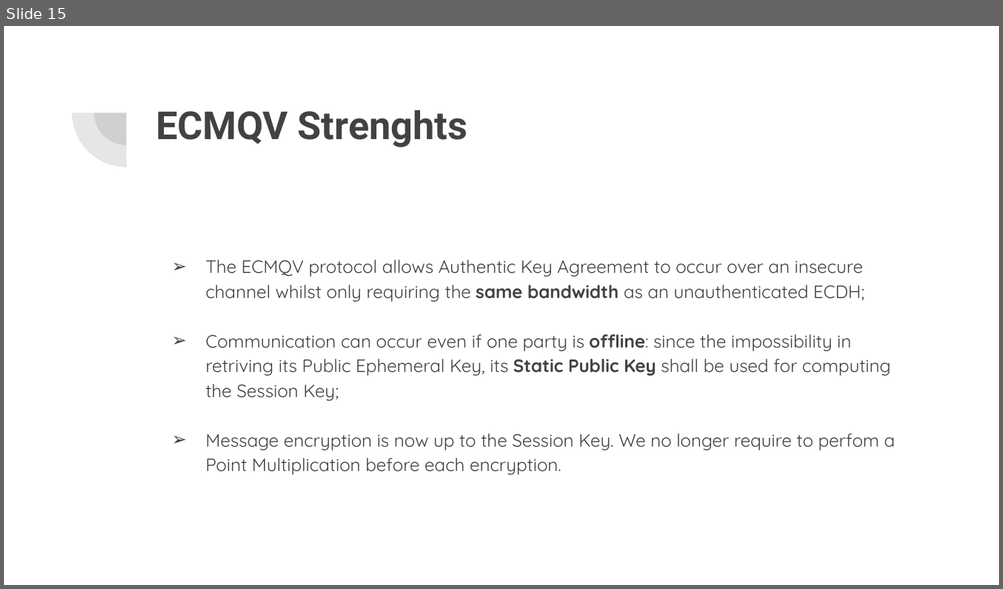
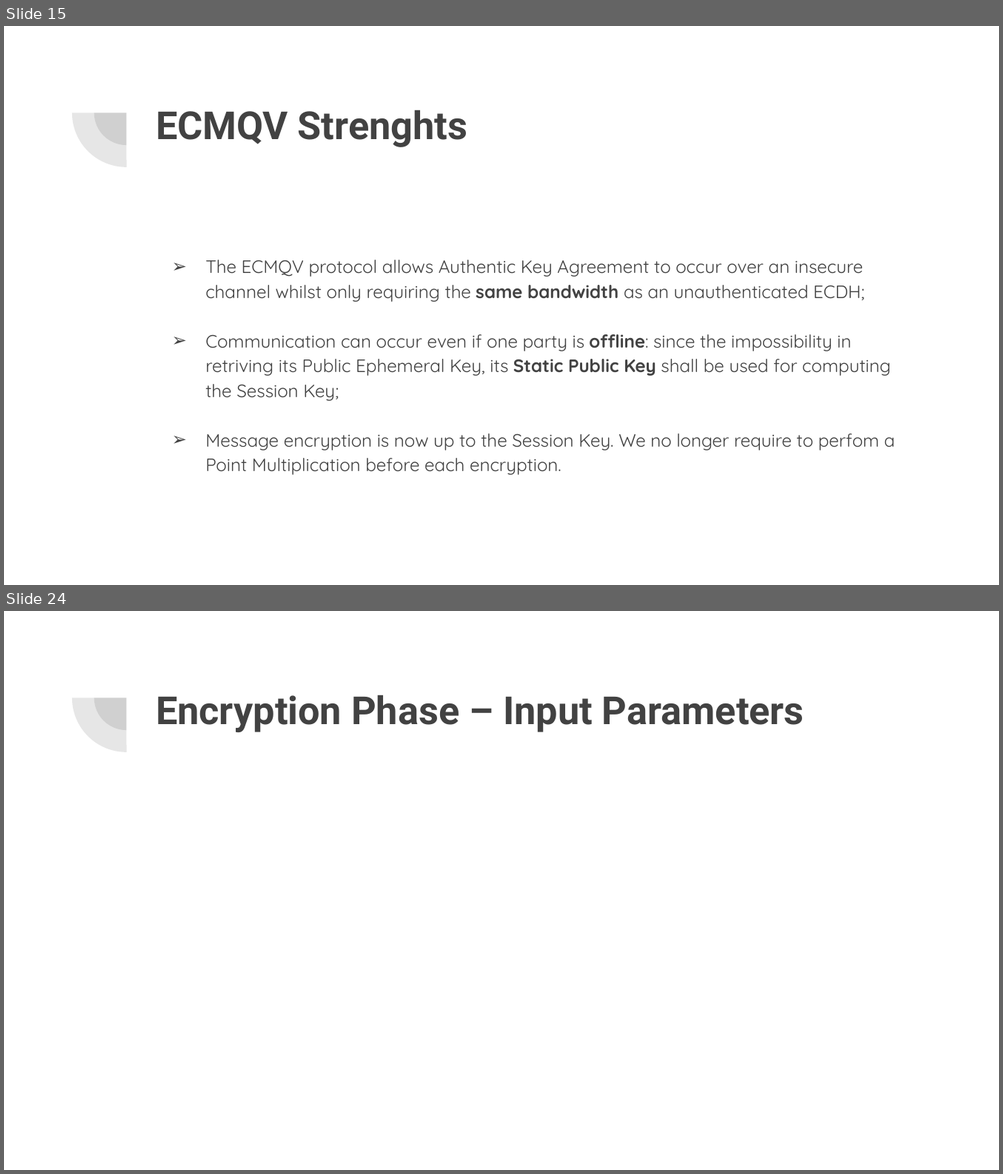
Before and after one commit to Mark692/ECC-Java, a slide deck: ECMQV.pptx. Shown one above the other, each under a label of ours: slide 15 before the commit, slides 15 and 24 after it; the slides between them are not shown. The pictures are 1003x589 and 1003x1174 pixels, drawn with LibreOffice and Linux fonts; fonts in the diff are those of the drawing; grey boxes stand for pictures. Boxes give left, top, right and bottom in pixels: in the first picture for what was removed or moved away, otherwise in the second. Text is boxed around its words. In the diff, an @@ line names an element or a change of style, - is before the commit and + after.

```diff
--- a/ECMQV.pptx
+++ b/ECMQV.pptx
@@ slide 24 added at (4, 611, 999, 1170), background #FFFFFF; not listed: 2 template elements that a slide beside it also shows @@
@@ title added at (156, 695, 804, 732), 28 pt, text #424242, bold @@
+Encryption Phase – Input Parameters
```
Also in this commit, not shown: 2 slides changed, 20 other slides added, 2 slides removed.
